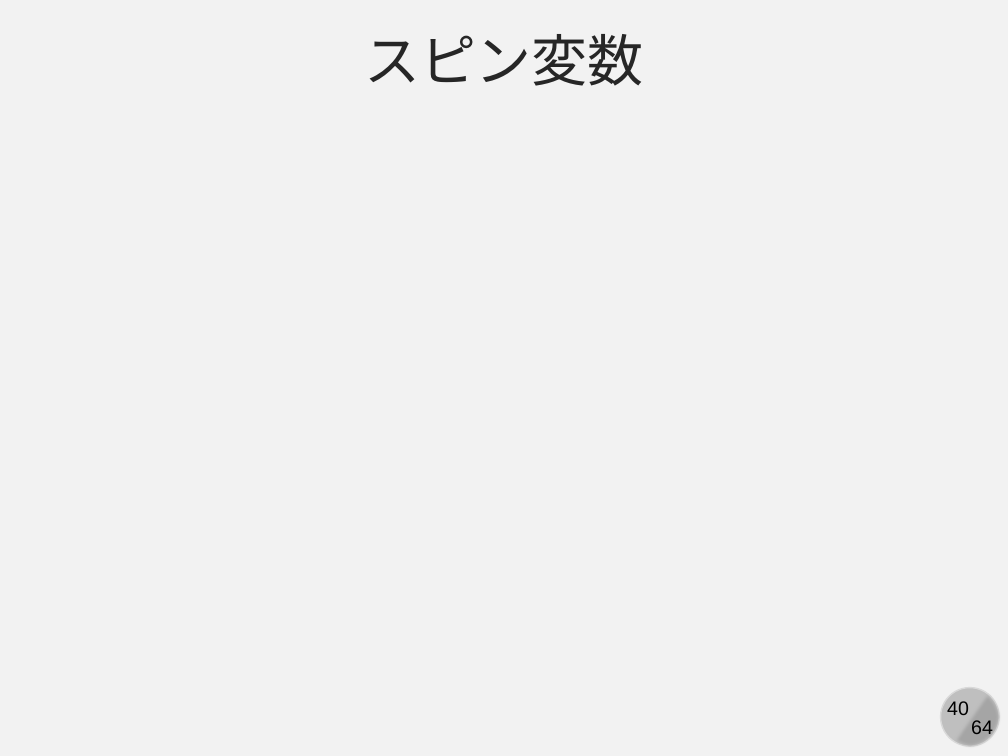
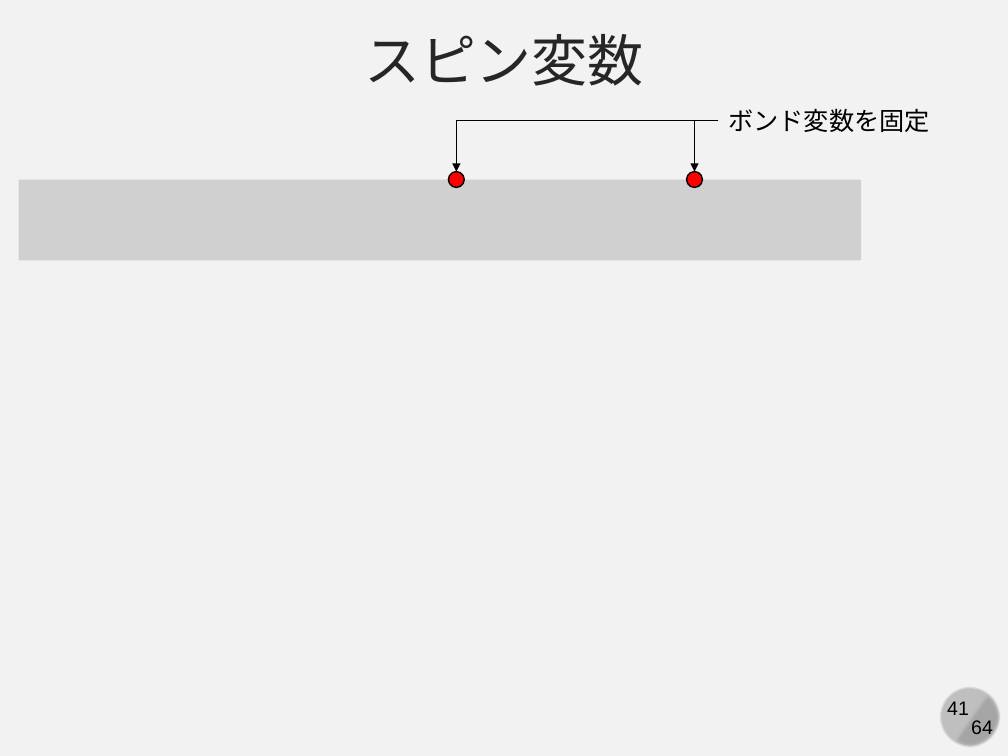
Before and after one commit to kaityo256/simulation_engineering, a slide deck: slide 41 of 04_mc_advanced/simulation04.pptx (slide 40 before the commit). Drawn at 1008x756 pixels with LibreOffice and Linux fonts; fonts in the diff are those of the drawing; grey boxes stand for pictures. Boxes give left, top, right and bottom in pixels: in the first picture for what was removed or moved away, otherwise in the second. Text is boxed around its words. In the diff, an @@ line names an element or a change of style, - is before the commit and + after.

Commit message:
updates

```diff
--- a/04_mc_advanced/simulation04.pptx
+++ b/04_mc_advanced/simulation04.pptx
@@ text added at (728, 108, 930, 132), 18 pt, text #000000 @@
+ボンド変数を固定
@@ elbow arrow added from (719, 121) to (457, 171), #000000 0.5 pt @@
@@ elbow arrow added from (719, 121) to (695, 171), #000000 0.5 pt @@
@@ picture added at (19, 179, 862, 260) @@
@@ ellipse added at (449, 171, 465, 187), fill #FF0000, outline #000000 1 pt @@
@@ ellipse added at (686, 171, 703, 187), fill #FF0000, outline #000000 1 pt @@
@@ page number at (947, 701, 969, 715): text changed @@
-40
+41
```
Also in this commit, not shown: 3 other slides changed, 1 slide added.
